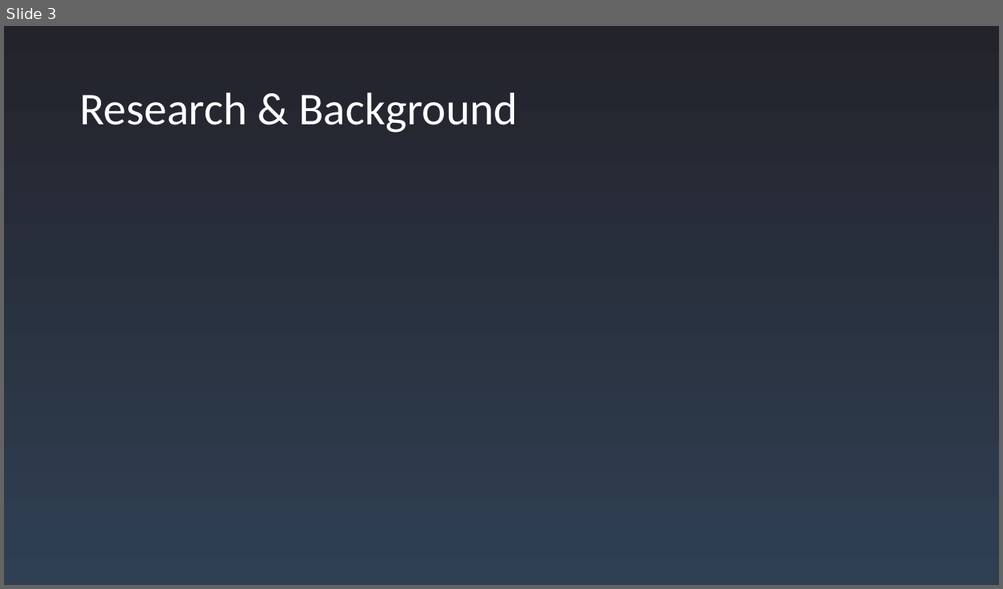
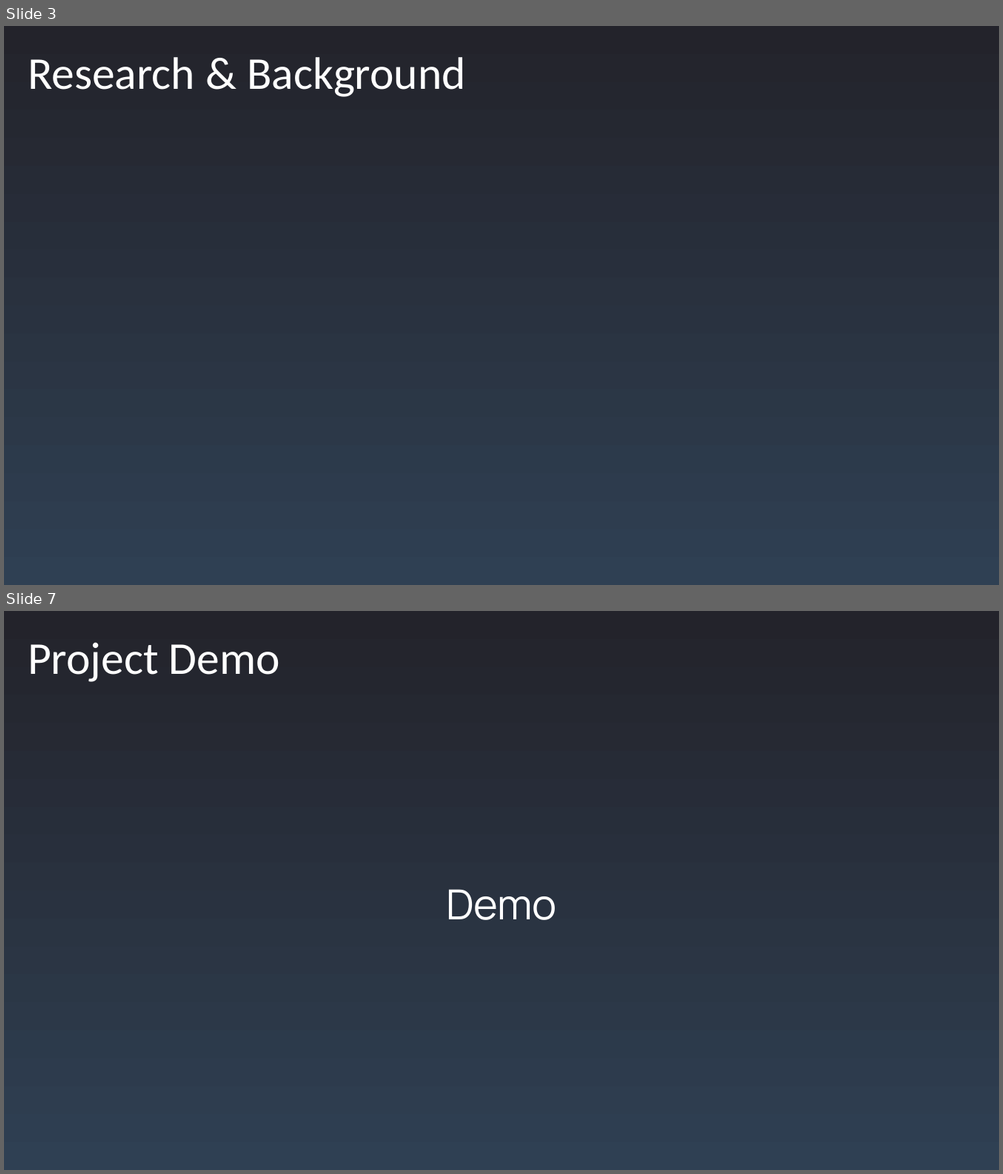
Before and after one commit to CEStrobl/nightwatch, a slide deck: documentation/NightWatch-Presentation.pptx. Shown one above the other, each under a label of ours: slide 3 before the commit, slides 3 and 7 after it; the slides between them are not shown. The pictures are 1003x589 and 1003x1174 pixels, drawn with LibreOffice and Linux fonts; fonts in the diff are those of the drawing. Boxes give left, top, right and bottom in pixels: in the first picture for what was removed or moved away, otherwise in the second. Text is boxed around its words. In the diff, an @@ line names an element or a change of style, - is before the commit and + after.

```diff
--- a/documentation/NightWatch-Presentation.pptx
+++ b/documentation/NightWatch-Presentation.pptx
@@ slide 7 added at (x1=4, y1=611, x2=999, y2=1170), background gradient #23232B to #2F4053 @@
@@ title added at (x1=28, y1=642, x2=280, y2=682), 44 pt, text #FFFFFF @@
+Project Demo
@@ text added at (x1=446, y1=889, x2=557, y2=920), 40 pt, text #FFFFFF @@
+Demo
@@ slide 3 changed as well @@
@@ title "Research & Background" moved from (x1=79, y1=93, x2=518, y2=133) to (x1=28, y1=57, x2=466, y2=97) @@
```
Also in this commit, not shown: 1 other slide changed, 9 other slides added, 1 slide removed.
